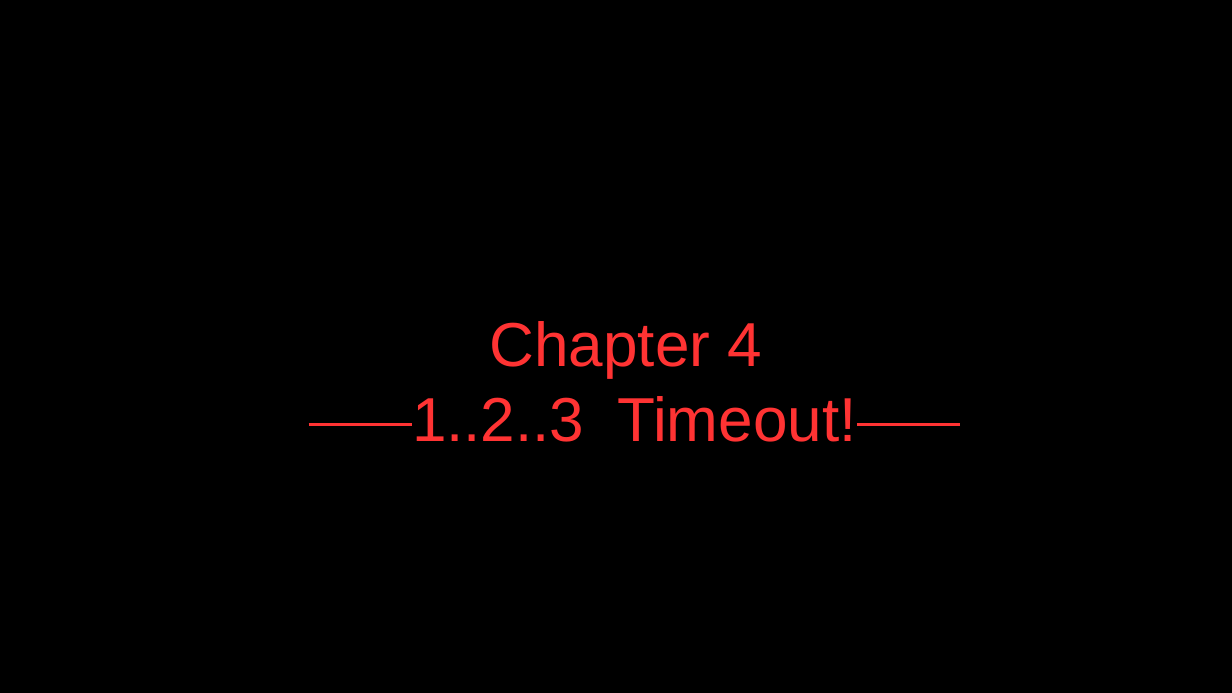
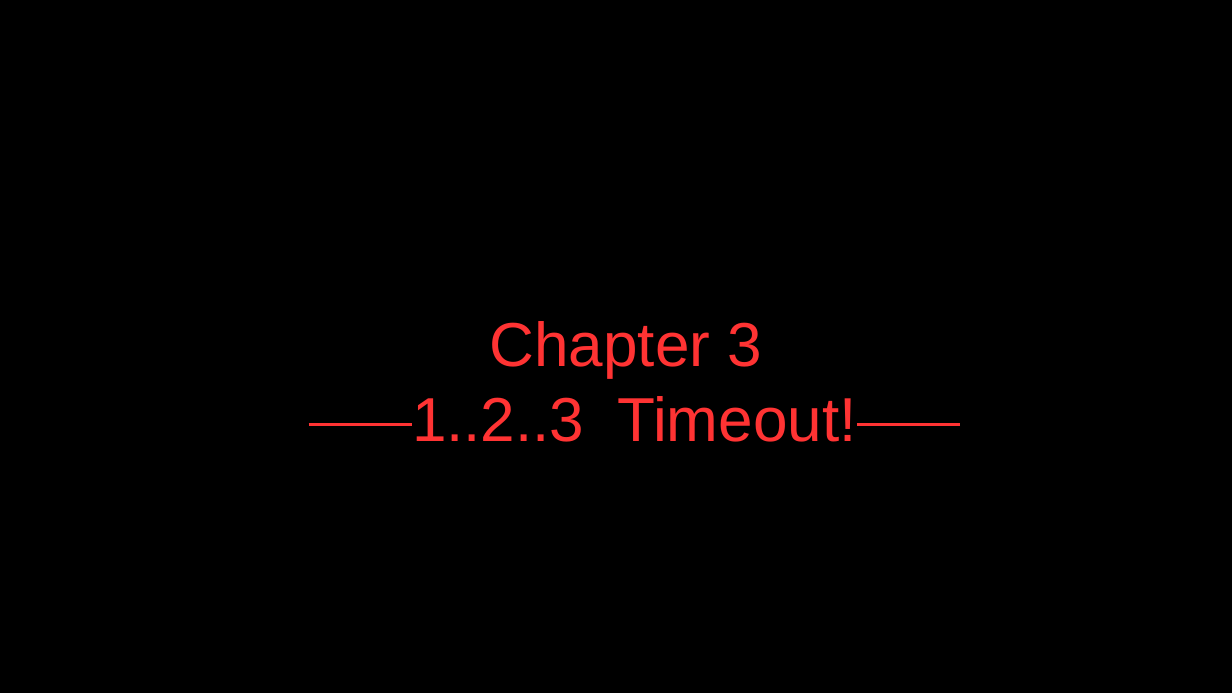
Before and after one commit to bobpaulin/networking-anger, a slide deck: slide 16 of MicroserviceNetworkingInAnger.odp (slide 18 before the commit). Drawn at 1232x693 pixels with LibreOffice and Linux fonts; fonts in the diff are those of the drawing. Boxes give left, top, right and bottom in pixels: in the first picture for what was removed or moved away, otherwise in the second. Text is boxed around its words. In the diff, an @@ line names an element or a change of style, - is before the commit and + after.

```diff
--- a/MicroserviceNetworkingInAnger.odp
+++ b/MicroserviceNetworkingInAnger.odp
@@ text at box(490, 321, 762, 377): text changed @@
-Chapter 4
+Chapter 3
```
Also in this commit, not shown: 6 other slides changed, 2 slides added, 4 slides removed.
